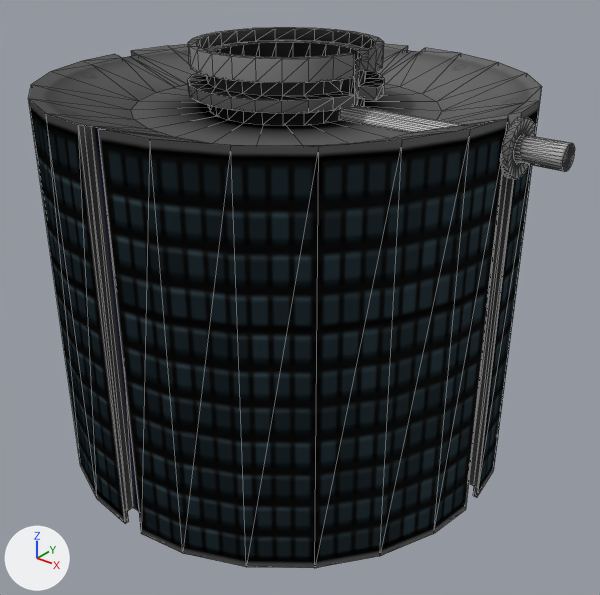
A saved change to the Blender file Early Bird/EarlyBird_final.blend.
Before and after are seen from a 50 mm camera at (0.482, -0.583, 0.339) aimed at (0.01, 0.007, -0.027). Lighting does not change. The marker at lower left points along +X, +Y and +Z. Mesh edges are drawn as thin lines. Objects named as collision shapes, trigger or cutter boxes, shadow casters or lower levels of detail are left out.

In view in the first picture: 'Antenna', 'BodyBottom', 'BodyShell', 'SpinTop', 'TopInner', 'TopOuter', 'TopOuter.001'.
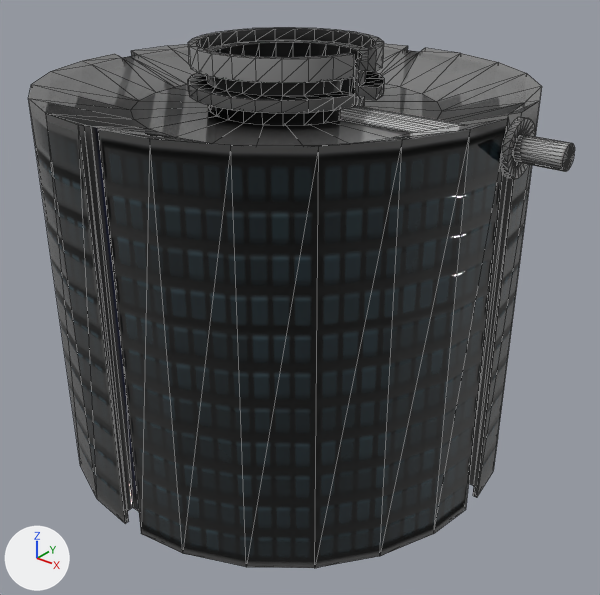
The change, as JSON lines over the scene's bpy script:
```json
{"block": "mat_material", "where": "n9 = _N.new('ShaderNodeValue'); n9.name = '_Shininess'"}
{"op": "set", "path": "n9.outputs[0].default_value", "old": "0.0", "new": "0.2", "note": "'Value'"}
{"block": "me_cylinder_012", "where": "# used by ob_topinner; parent = ob_topouter; location = (0.0, 0.0, 0.0)"}
{"op": "remove", "block": "me_cylinder_012", "code": "me_cylinder_012.from_pydata(...)  # 46 vertices, 42 faces; spans x -0.138..0.138, y -0.139..0.139, z 0.158"}
{"op": "add", "block": "me_cylinder_012", "code": "me_cylinder_012.from_pydata(...)  # 29 vertices, 27 faces; spans x -0.138..0.138, y -0.139..0.139, z 0.158"}
{"block": "me_cylinder_012", "change": "me_cylinder_012 part 1"}
{"block": "me_cylinder_012", "change": "17 vertices are removed from x -0.01, y 0.0, z 0.158"}
{"block": "me_cylinder_012", "change": "27 faces are deleted"}
{"block": "me_cylinder_012", "change": "12 new faces join them"}
```

Changed parts and their boxes [x1, y1, x2, y2] in the pictures (600 x 595 px):
```json
{"object": "BodyShell", "change": "surface changed", "before": [29, 88, 542, 568], "after": [29, 88, 542, 568]}
{"object": "TopOuter", "change": "surface changed", "before": [28, 44, 542, 144], "after": [28, 44, 542, 144]}
{"object": "TopInner", "change": "surface changed, reshaped", "before": [131, 84, 442, 146], "after": [131, 84, 442, 146]}
{"object": "BodyBottom", "change": "surface changed", "before": [474, 486, 478, 495], "after": [474, 486, 478, 495]}
{"part": 1, "of": "me_cylinder_012", "change": "cut back", "before": [131, 84, 217, 129], "after": [131, 84, 217, 129]}
```
